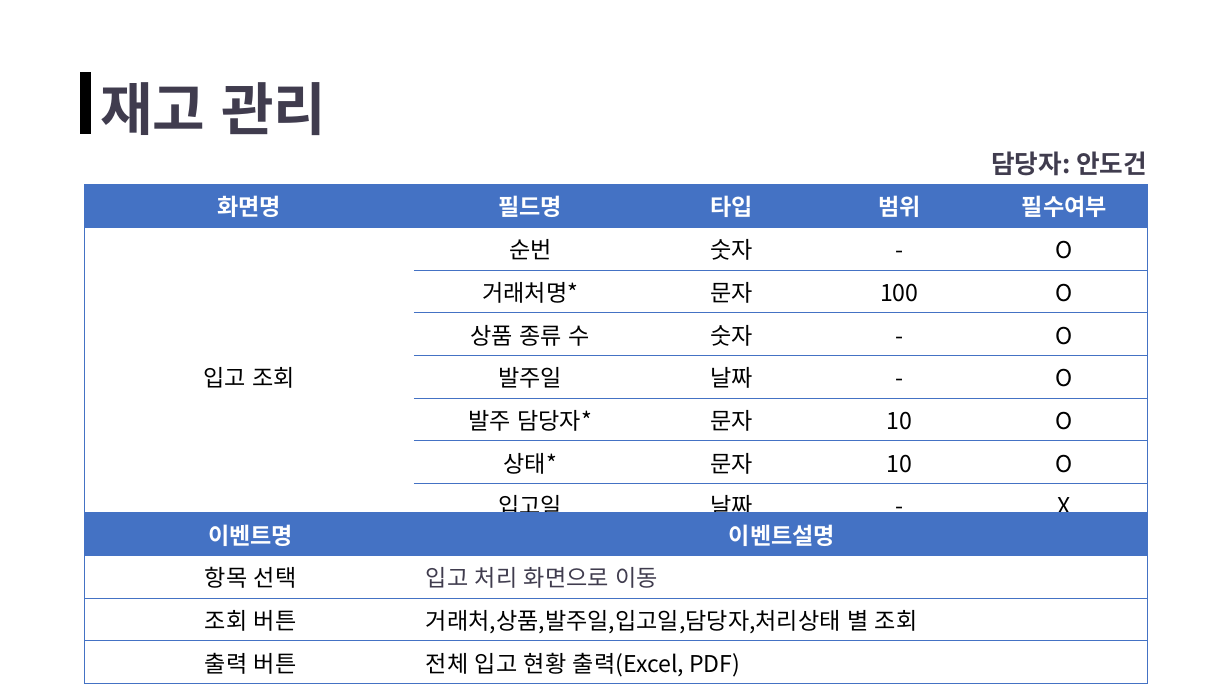
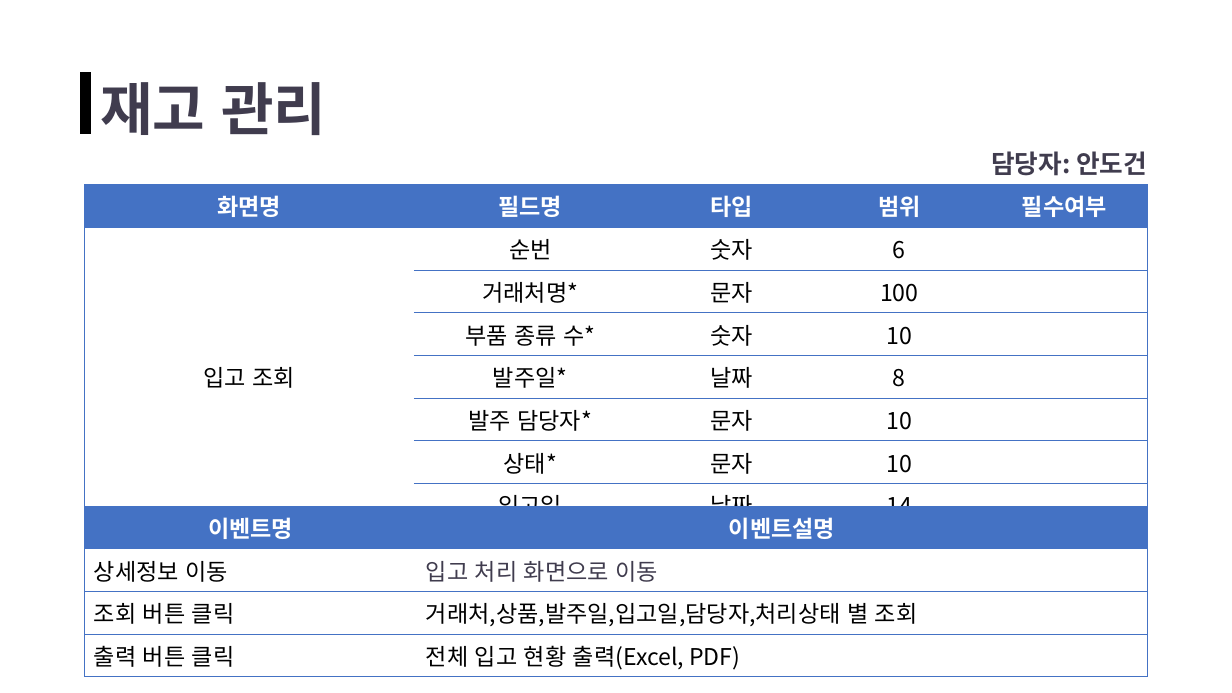
Before and after one commit to ppodong-bro/Team_OB, a slide deck: slide 1 of 분석자료/화면설계서(초안)_재고 관리.pptx. Drawn at 1232x693 pixels with LibreOffice and Linux fonts; fonts in the diff are those of the drawing. Boxes give left, top, right and bottom in pixels: in the first picture for what was removed or moved away, otherwise in the second. Text is boxed around its words. In the diff, an @@ line names an element or a change of style, - is before the commit and + after.

```diff
--- a/분석자료/화면설계서(초안)_재고 관리.pptx
+++ b/분석자료/화면설계서(초안)_재고 관리.pptx
@@ table at <box>85,185,1147,524</box> @@
-row 2, column 4: -
+row 2, column 4: 6
-row 2, column 5: O
+row 2, column 5: 
-row 3, column 5: O
+row 3, column 5: 
-row 4:  | 상품 종류 수 | 숫자 | - | O
+row 4:  | 부품 종류 수* | 숫자 | 10 | 
-row 5:  | 발주일 | 날짜 | - | O
+row 5:  | 발주일* | 날짜 | 8 | 
-row 6, column 5: O
+row 6, column 5: 
-row 7, column 5: O
+row 7, column 5: 
-row 8, column 4: -
+row 8, column 4: 14
-row 8, column 5: X
+row 8, column 5: 
@@ table at <box>85,506,1148,674</box> @@
-row 2, column 1: 항목 선택
+row 2, column 1: 상세정보 이동
-row 3, column 1: 조회 버튼
+row 3, column 1: 조회 버튼 클릭
-row 4, column 1: 출력 버튼
+row 4, column 1: 출력 버튼 클릭
@@ table: place and size @@
-table at <box>85,513,1148,681</box>
+table at <box>85,506,1148,674</box>
```
Also in this commit, not shown: 9 other slides changed.
